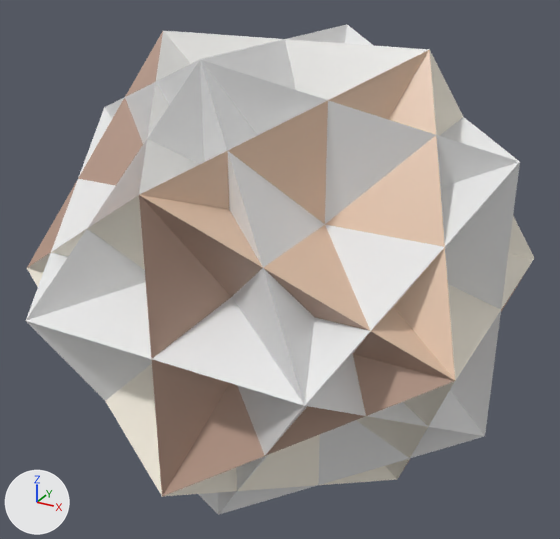
The glTF model Math/glb/K2.glb: old version first, new version second.
Both versions are drawn from a camera (50 mm lens) standing at (2.55, -4.7, 2.29) and looking at (-0.02, -0.03, -0.04). Lighting does not change. The marker at lower left points along +X, +Y and +Z.

The first picture shows 'Great_Dodecahedron_From_OBJ', 'Great_Dodecahedron_Solid'.
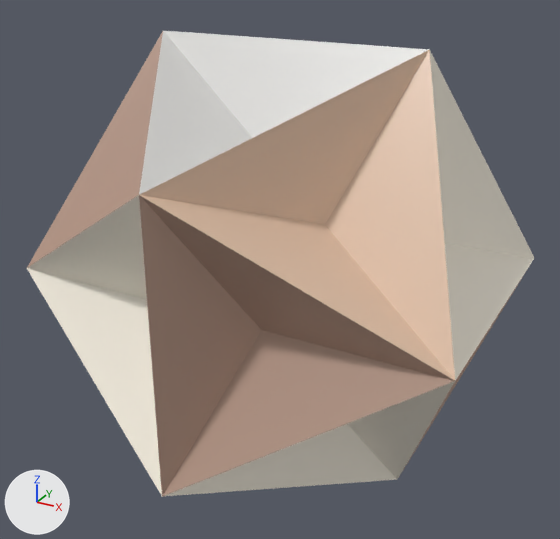
Boxes (x1, y1, x2, y2) around the edits, measured in the pictures (560 x 539 px):
'Great_Dodecahedron_Solid', deleted: before (26, 24, 520, 515)

Diff of the bpy script that builds the scene:
```diff
--- a/Math/glb/K2.glb.py
+++ b/Math/glb/K2.glb.py
@@ ob_great_dodecahedron_solid @@
-ob_great_dodecahedron_solid = bpy.data.objects.new('Great_Dodecahedron_Solid', me_great_dodecahedron_solid_013)
-ob_great_dodecahedron_solid.location = (0.0, 0.0, 0.0)
```
